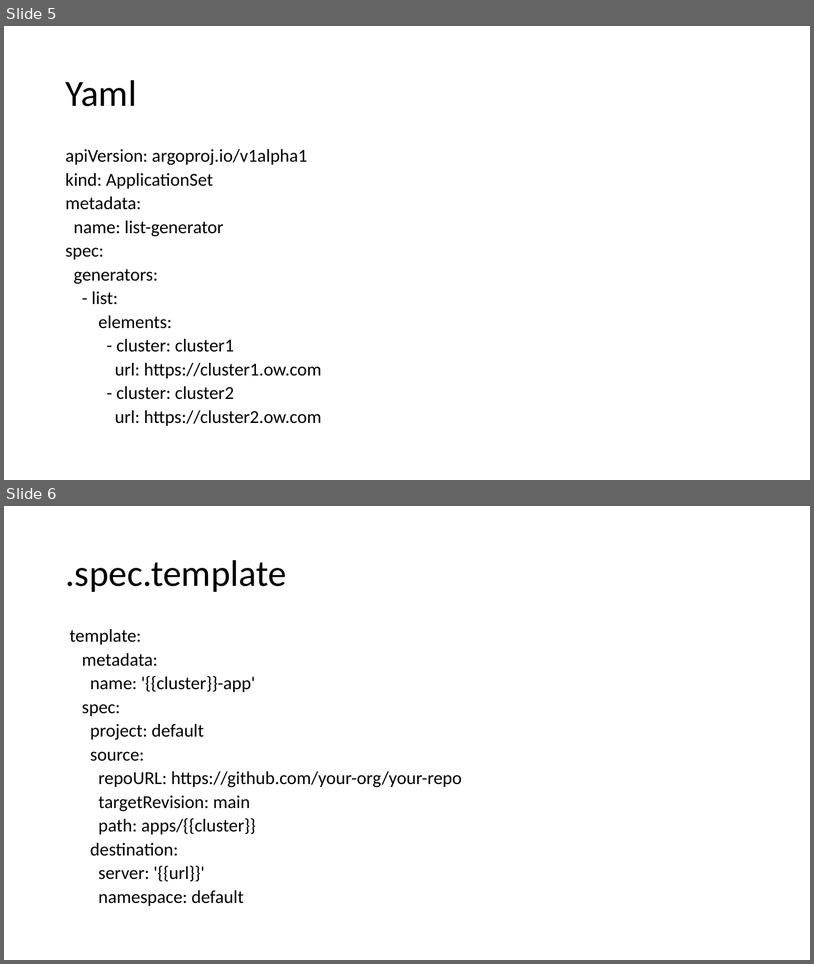
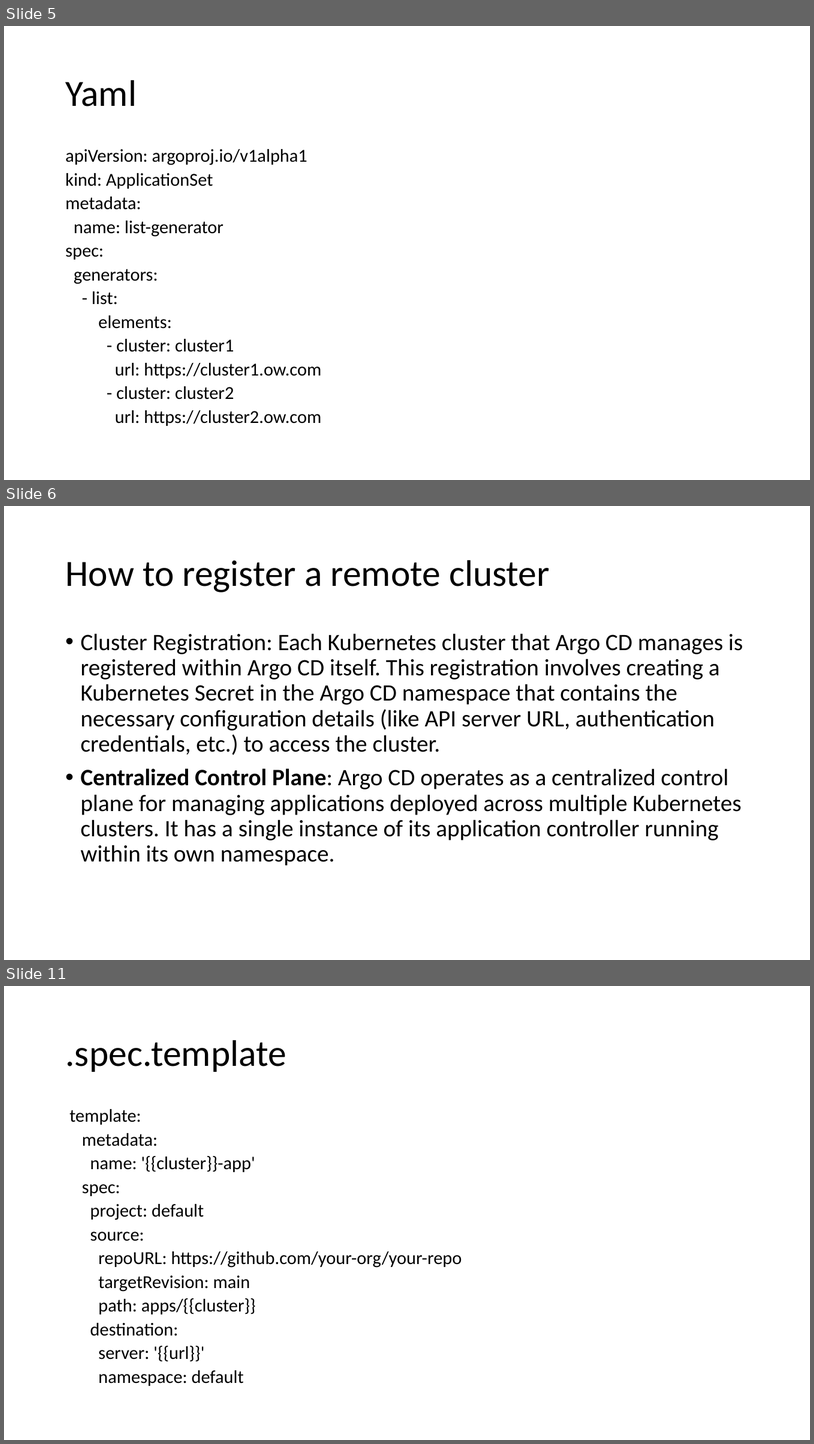
Before and after one commit to amitopenwriteup/argodocs, a slide deck: ApplicationSet.pptx. Shown one above the other, each under a label of ours: slides 5 and 6 before the commit, slides 5, 6 and 11 after it; the slides between them are not shown. The pictures are 814x964 and 814x1444 pixels, drawn with LibreOffice and Linux fonts; fonts in the diff are those of the drawing. Boxes give left, top, right and bottom in pixels: in the first picture for what was removed or moved away, otherwise in the second. Text is boxed around its words. In the diff, an @@ line names an element or a change of style, - is before the commit and + after.

```diff
--- a/ApplicationSet.pptx
+++ b/ApplicationSet.pptx
@@ slide 6 added at (x1=4, y1=506, x2=810, y2=960), background #FFFFFF @@
@@ title added at (x1=65, y1=560, x2=550, y2=592), 44 pt, text #000000 @@
+How to register a remote cluster
@@ text added at (x1=81, y1=633, x2=743, y2=865), 28 pt, text #000000 @@
+• Cluster Registration: Each Kubernetes cluster that Argo CD manages is registered within Argo CD itself. This registration involves creating a Kubernetes Secret in the Argo CD namespace that contains the necessary configuration details (like API server URL, authentication credentials, etc.) to access the cluster.
+• Centralized Control Plane: Argo CD operates as a centralized control plane for managing applications deployed across multiple Kubernetes clusters. It has a single instance of its application controller running within its own namespace.
@@ what was slide 6 is now slide 11 @@
```
Also in this commit, not shown: 4 other slides added, 2 other files.
